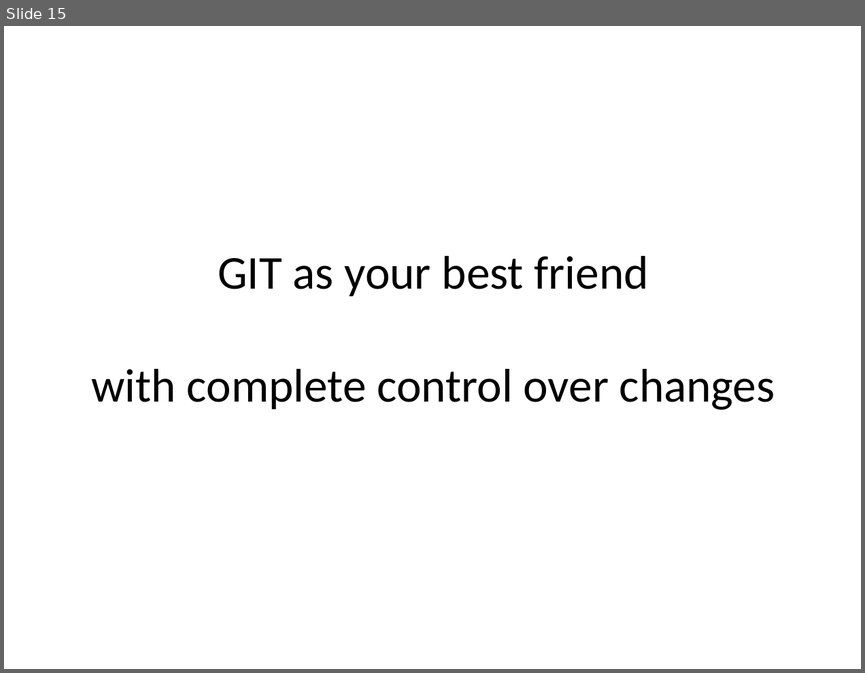
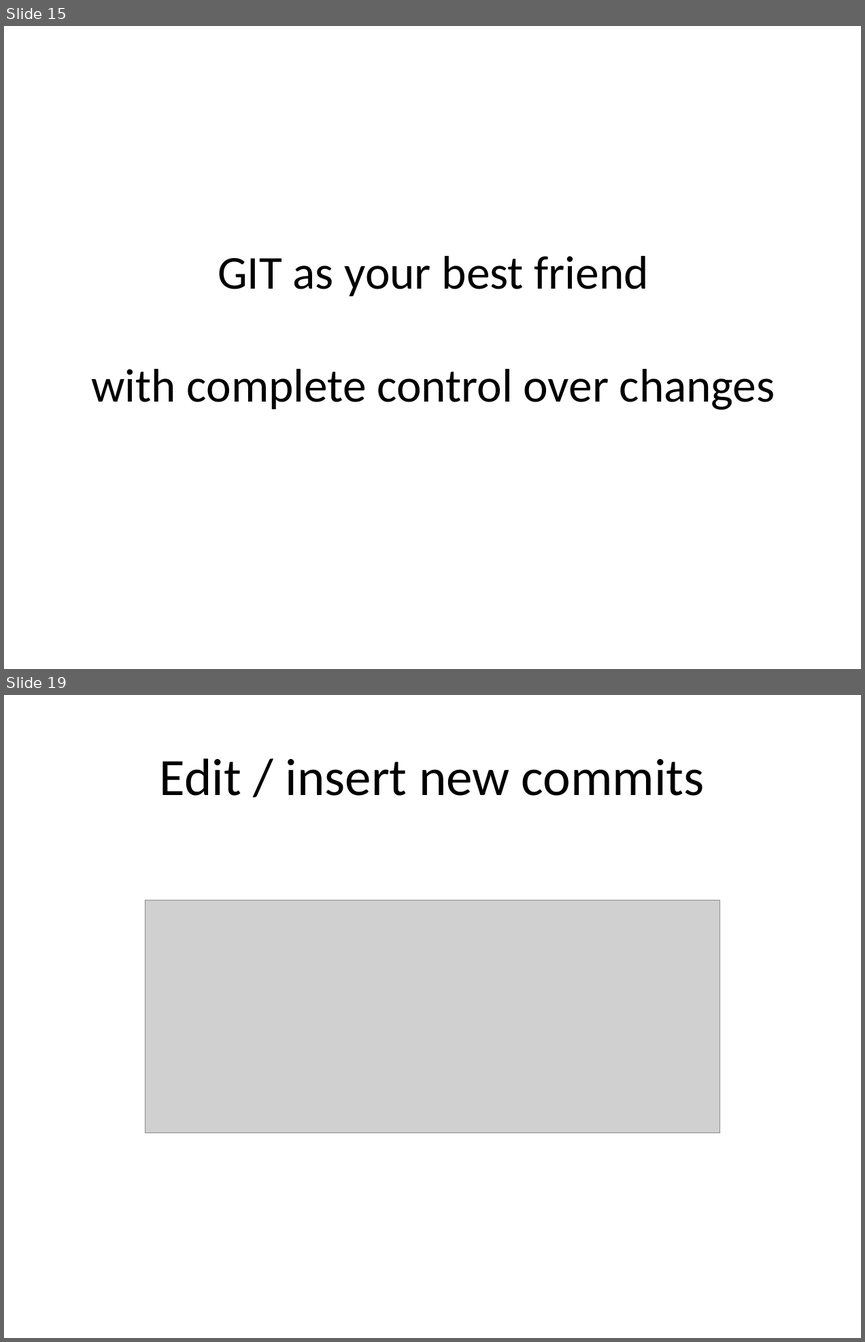
Before and after one commit to uncas/writings, a slide deck: GitRebase.pptx. Shown one above the other, each under a label of ours: slide 15 before the commit, slides 15 and 19 after it; the slides between them are not shown. The pictures are 865x673 and 865x1342 pixels, drawn with LibreOffice and Linux fonts; fonts in the diff are those of the drawing; grey boxes stand for pictures. Boxes give left, top, right and bottom in pixels: in the first picture for what was removed or moved away, otherwise in the second. Text is boxed around its words. In the diff, an @@ line names an element or a change of style, - is before the commit and + after.

```diff
--- a/GitRebase.pptx
+++ b/GitRebase.pptx
@@ slide 19 added at [4,695,861,1338], background #FFFFFF @@
@@ title added at [160,758,704,796], 44 pt, text #000000 @@
+Edit / insert new commits
@@ picture added at [145,900,720,1133] @@
```
Also in this commit, not shown: 1 slide changed, 8 other slides added, 2 other files.
